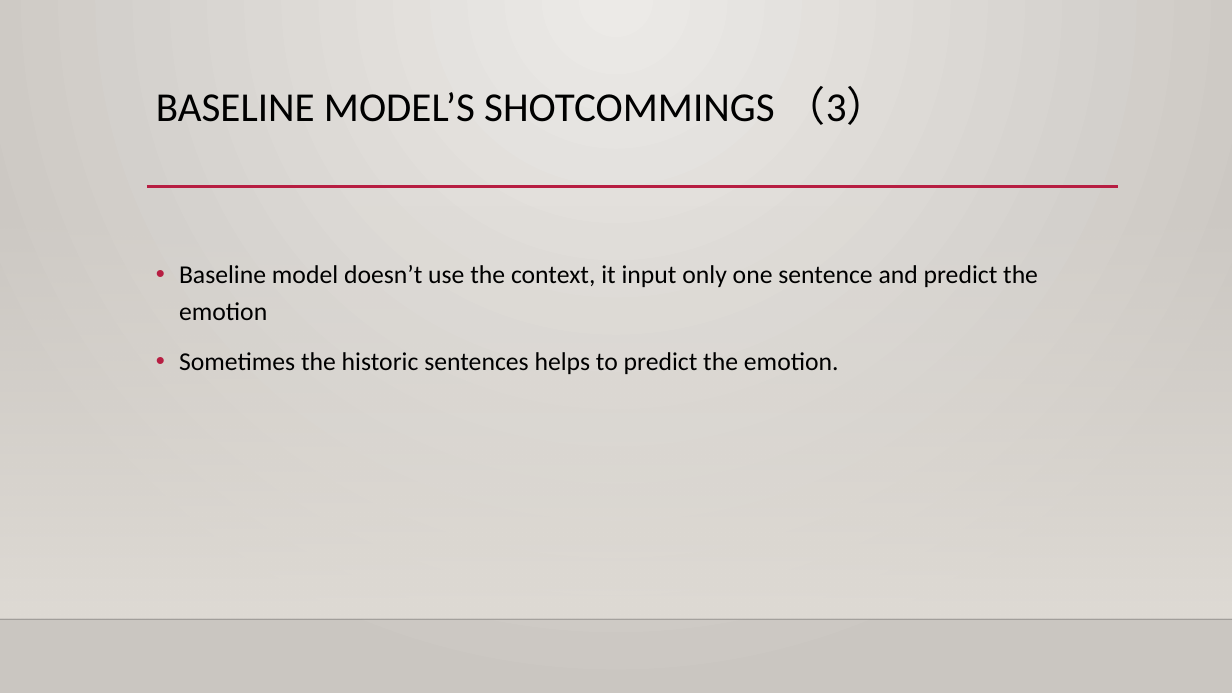
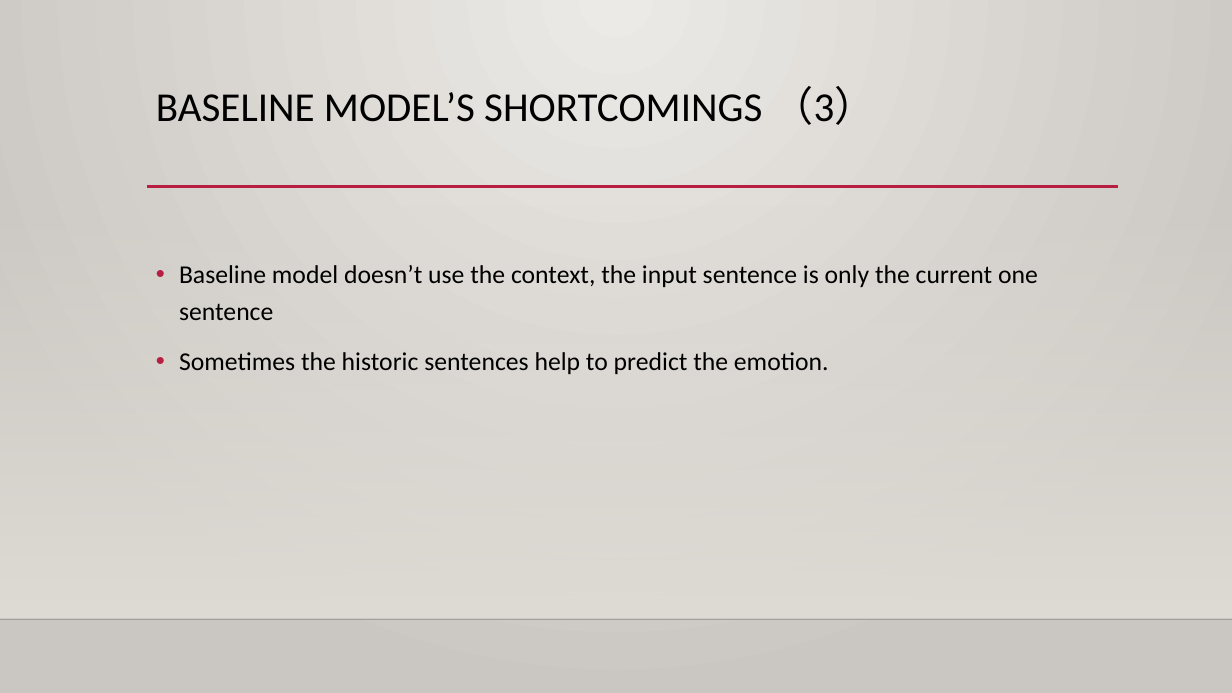
Before and after one commit to ErinYY/IIT-CS584-course-project-script_emotion, a slide deck: slide 15 of CS584_Team39_Presentation1_tjh.pptx (slide 11 before the commit). Drawn at 1232x693 pixels with LibreOffice and Linux fonts; fonts in the diff are those of the drawing; background and template pictures are left out. Boxes give left, top, right and bottom in pixels: in the first picture for what was removed or moved away, otherwise in the second. Text is boxed around its words. In the diff, an @@ line names an element or a change of style, - is before the commit and + after.

```diff
--- a/CS584_Team39_Presentation1_tjh.pptx
+++ b/CS584_Team39_Presentation1_tjh.pptx
@@ title at [156, 86, 876, 125]: text changed @@
-BASELINE MODEL’S SHOTCOMMINGS （3）
+BASELINE MODEL’S SHORTCOMINGS （3）
@@ text at [179, 265, 1038, 374]: text changed @@
-• Baseline model doesn’t use the context, it input only one sentence and predict the emotion
-• Sometimes the historic sentences helps to predict the emotion.
+• Baseline model doesn’t use the context, the input sentence is only the current one sentence
+• Sometimes the historic sentences help to predict the emotion.
```
Also in this commit, not shown: 9 other slides changed, 2 slides added, 1 slide removed.
